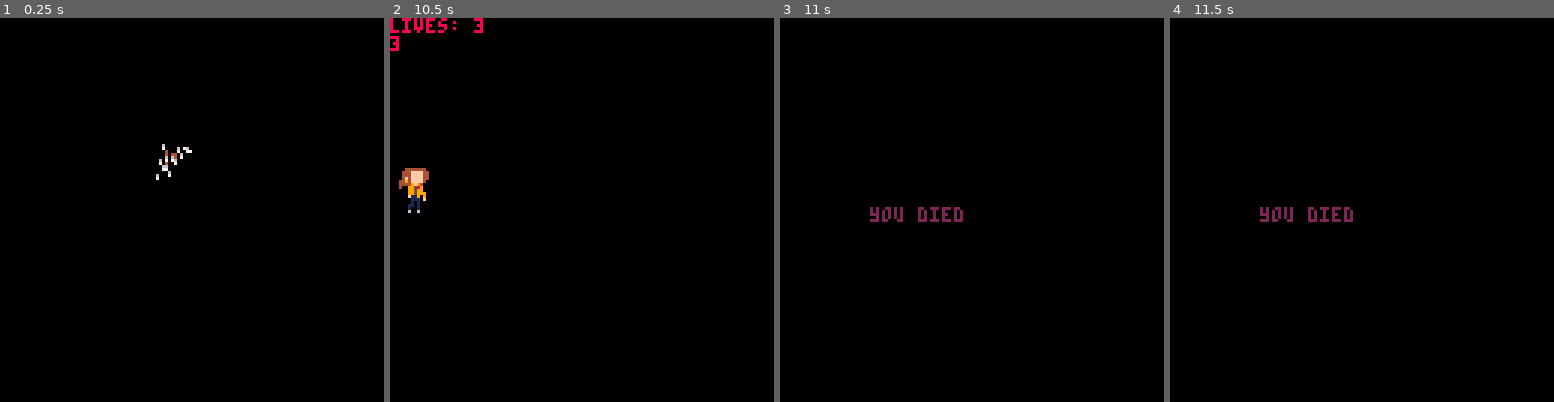
Above: before the commit, frames 1-4 (left to right).
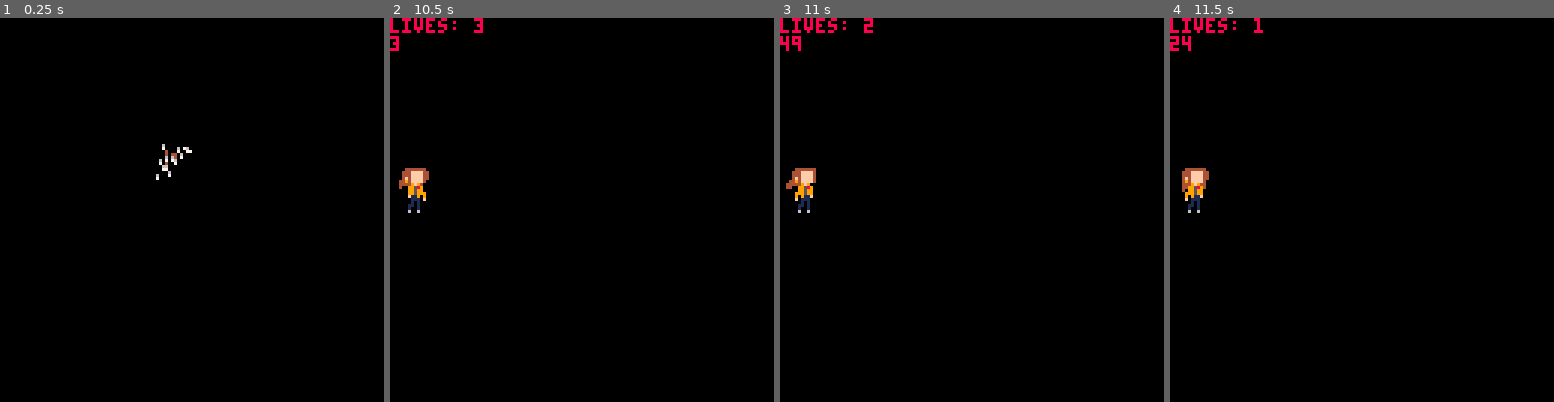
Above: after the commit, the same moments.

Repository: mrbryantguy/School-Route-Charlie
Game: PICO-8 cartridge One Cartidge/srch.p8
Same seed, same stepped clock (60 frames per second), same inputs: the game is played once before the commit and once after it.
Inputs:
- Up to frame 1 (0.25 s): no input
- Up to frame 2 (10.5 s): tap X (X key) at 0.33, 1.07, 1.85, 2.97, 4.08, 5.2, 6.32, 7.43, 8.55, 9.67 s; hold Right 1.6-2.1 s; hold Right 2.47-3.03 s; hold Left 3.08-3.58 s; hold Right 4.02-4.68 s; hold Left 5.08-5.68 s; hold Right 6.08-6.58 s; hold Right 6.63-7.13 s; hold Right 7.5-8.07 s; hold Left 8.12-8.62 s; hold Right 9.05-9.72 s; hold Left from 10.12 s (still down)
- Up to frame 3 (11 s): release Left at 10.72 s; tap X (X key) at 10.78 s
- Up to frame 4 (11.5 s): hold Right from 11.12 s (still down)

Frames 1-2 are identical in both runs. In frame 3, 1.4% of the frame differs, in the area x 0-48%, y 0-54%; in frame 4, 1.4%.

Commit message:
Ball frame treshold changed

Diff:
--- a/One Cartidge/srch.p8
+++ b/One Cartidge/srch.p8
@@ -135,7 +135,7 @@
 	 draw_game()
 
 
-	 --snowball spawn
+	 --snow  spawn
   random = flr(rnd(50))
 	print(random)
 	if flr(p.x/10) > 0 then
@@ -225,7 +225,7 @@
   ballframe += 1
 
 
-  if ballframe >1 then
+  if ballframe >5 then
   lives -= 1
 
   ballframe = 0
